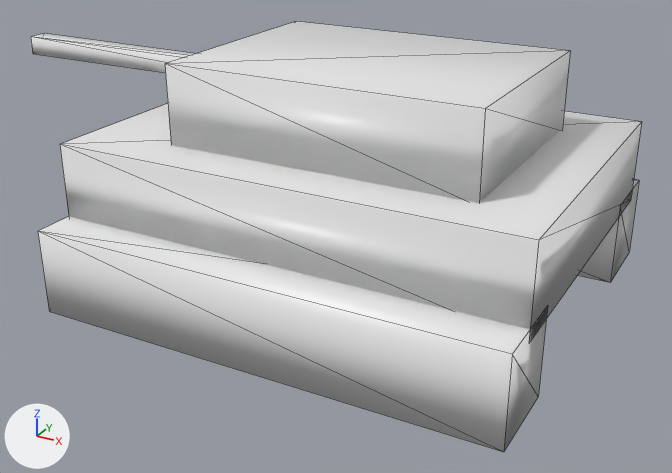
One commit to the glTF model units/tank.glb: the scene before it, then after it.
Camera for both pictures: a 50 mm camera at (18.7, -31.0, 15.8) aimed at (-0.4, 3.8, -1.6). The lights are fixed; the arrows at lower left show +X, +Y and +Z. Mesh edges are drawn as thin lines. Where no turn or scale is listed for an object, it has been applied to the vertices.
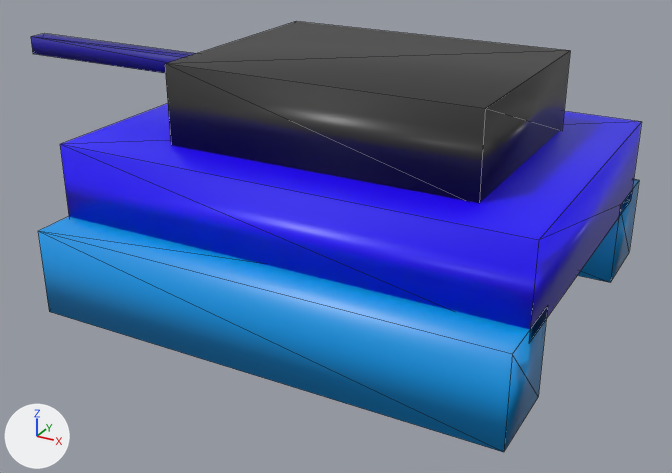
The newer file is also rescaled (x0.52), turned or shifted as a whole; pictures and numbers use the older file's frame.

Edits to the bpy script that builds the scene:
```text
Change mat_material_001:
    mat_material_001.base_color: (0.8, 0.8, 0.8) -> (0.0, 0.311, 0.8)  # white #e7e7e7 -> blue #0097e7
Change mat_material_002:
    mat_material_002.base_color: (0.8, 0.8, 0.8) -> (0.0167, 0.0, 1.0)  # white #e7e7e7 -> blue #2300ff
Change mat_material_003:
    mat_material_003.base_color: (0.8, 0.8, 0.8) -> (0.0311, 0.0295, 0.0295)  # white #e7e7e7 -> black #313030
Change mat_material_004:
    mat_material_004.base_color: (0.8, 0.8, 0.8) -> (0.00685, 0.0, 0.311)  # white #e7e7e7 -> blue #140097
Change me_cube:
    where me_cube.from_pydata(...)  # 8 vertices, 12 faces; spans x -10.4..10.4, y -1.9..1.9, z -1.9..1.9
    remove me_cube.materials.append(mat_material)  # white #e7e7e7
    add me_cube.materials.append(mat_material_001)  # blue #0097e7
```

Where the change shows, as pixel boxes (x1, y1, x2, y2) in the pictures (672 x 473 px):
'Cube.002', recoloured (white to blue)
    both: (60, 104, 641, 341)
'Cube', recoloured (white to blue)
    both: (38, 217, 548, 452)
'Cube.003', recoloured
    both: (165, 21, 570, 203)
'Cube.004', recoloured (white to blue)
    both: (31, 33, 197, 73)
'Cube.001', recoloured (white to blue)
    both: (577, 179, 639, 283)
